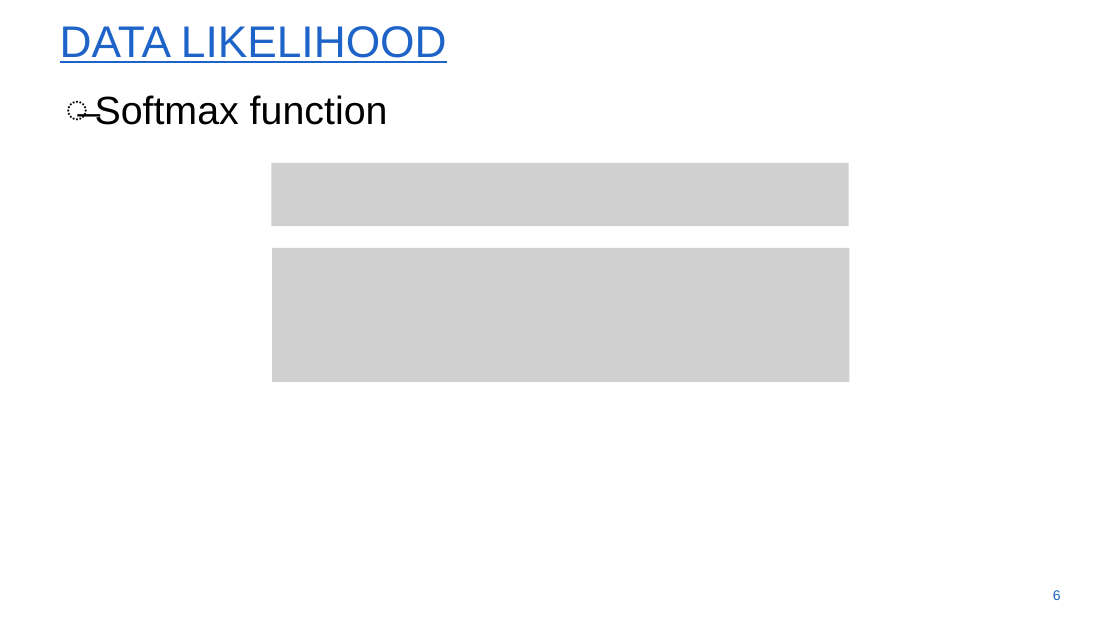
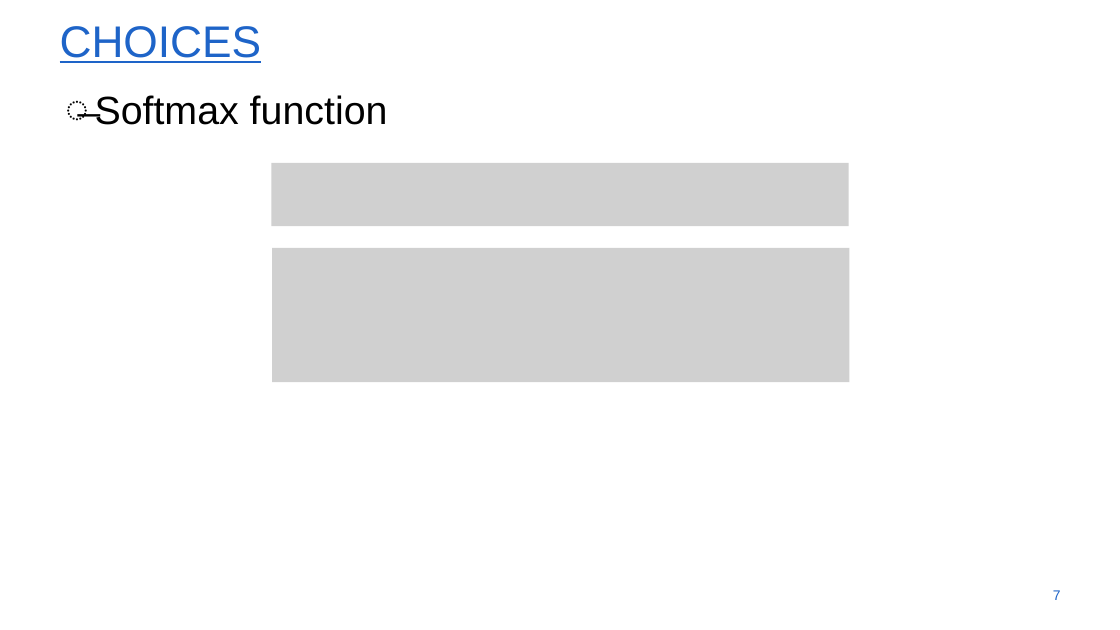
Before and after one commit to SvenWientjes/ModularGraphs-RL, a slide deck: slide 7 of Docs/Hierarchical cognitive modeling and model comparison.pptx (slide 6 before the commit). Drawn at 1120x630 pixels with LibreOffice and Linux fonts; fonts in the diff are those of the drawing; grey boxes stand for pictures; background and template pictures are left out. Boxes give left, top, right and bottom in pixels: in the first picture for what was removed or moved away, otherwise in the second. Text is boxed around its words. In the diff, an @@ line names an element or a change of style, - is before the commit and + after.

```diff
--- a/Docs/Hierarchical cognitive modeling and model comparison.pptx
+++ b/Docs/Hierarchical cognitive modeling and model comparison.pptx
@@ title at bbox=[60, 26, 262, 63]: text changed @@
-DATA LIKELIHOOD
+CHOICES
@@ page number at bbox=[1053, 590, 1061, 600]: text changed @@
-6
+7
```
Also in this commit, not shown: 3 other slides changed, 26 slides added, 14 other files.
